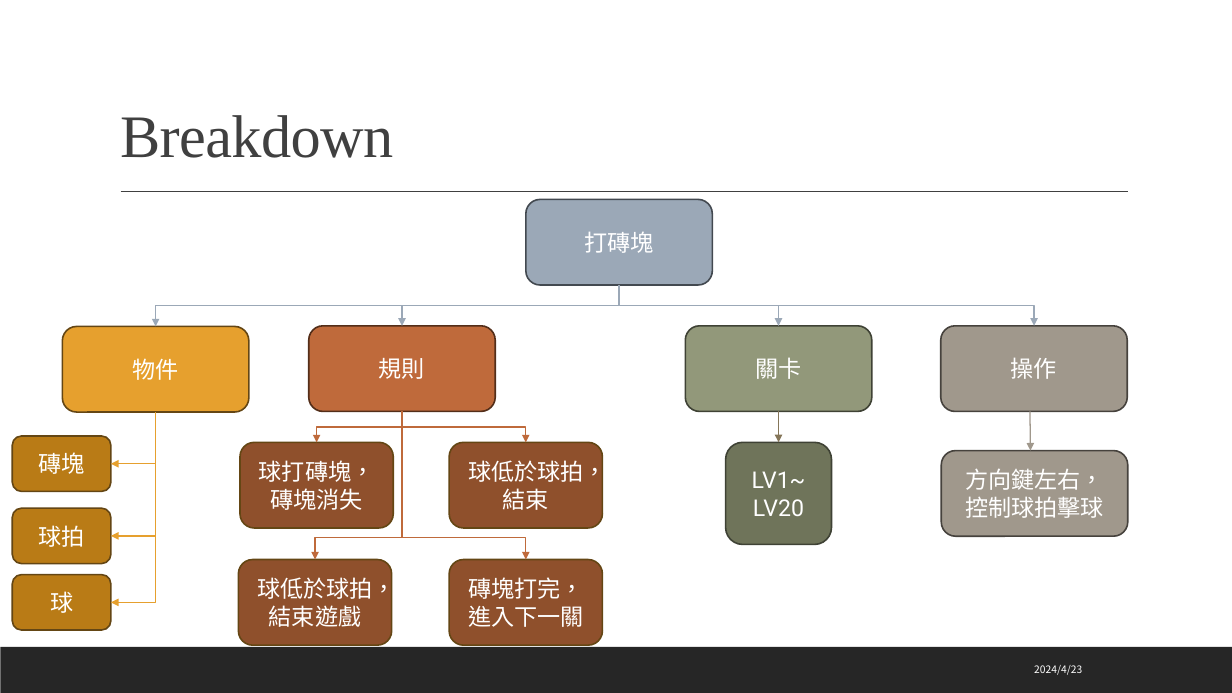
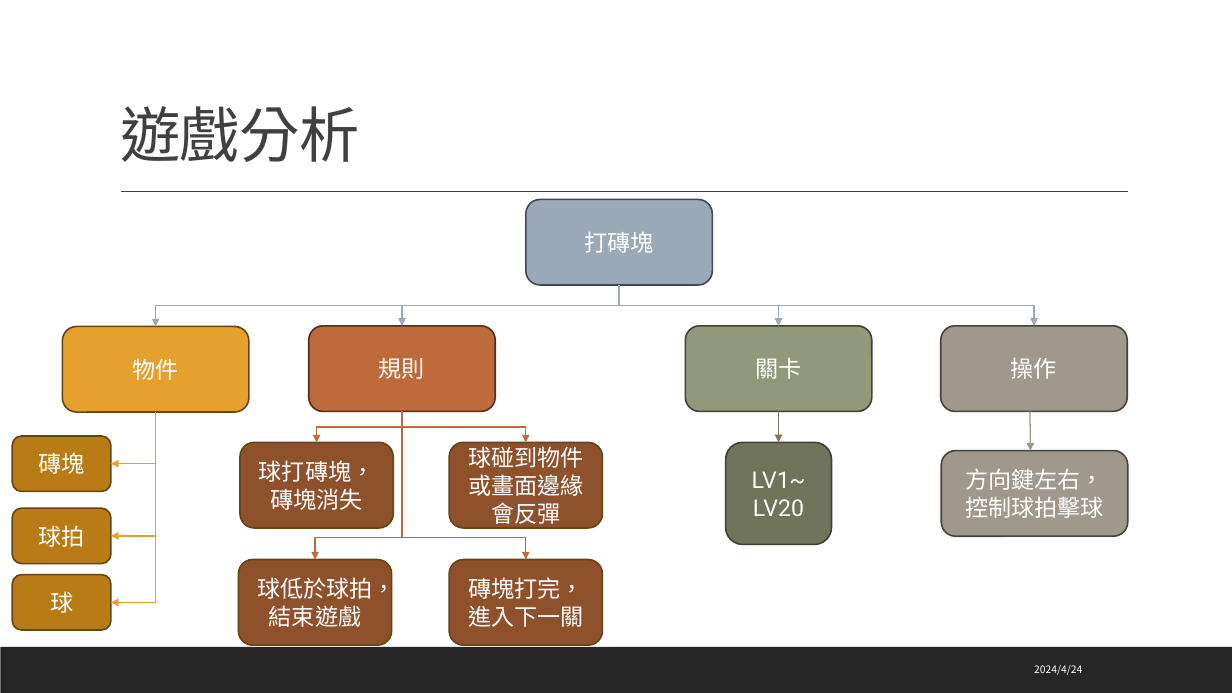
Before and after one commit to C110112103/machineLearningTeam, a slide deck: slide 3 of breakbox/打磚塊.pptx (slide 2 before the commit). Drawn at 1232x693 pixels with LibreOffice and Linux fonts; fonts in the diff are those of the drawing. Boxes give left, top, right and bottom in pixels: in the first picture for what was removed or moved away, otherwise in the second. Text is boxed around its words. In the diff, an @@ line names an element or a change of style, - is before the commit and + after.

```diff
--- a/breakbox/打磚塊.pptx
+++ b/breakbox/打磚塊.pptx
@@ title at (x1=120, y1=106, x2=359, y2=162): text changed @@
-Breakdown
+遊戲分析
@@ text in rounded rectangle at (x1=468, y1=446, x2=583, y2=524): text changed @@
-球低於球拍，
-結束
+球碰到物件或畫面邊緣會反彈
@@ text at (x1=1034, y1=665, x2=1082, y2=675): text changed @@
-2024/4/23
+2024/4/24
```
Also in this commit, not shown: 2 other slides changed, 4 slides added.
